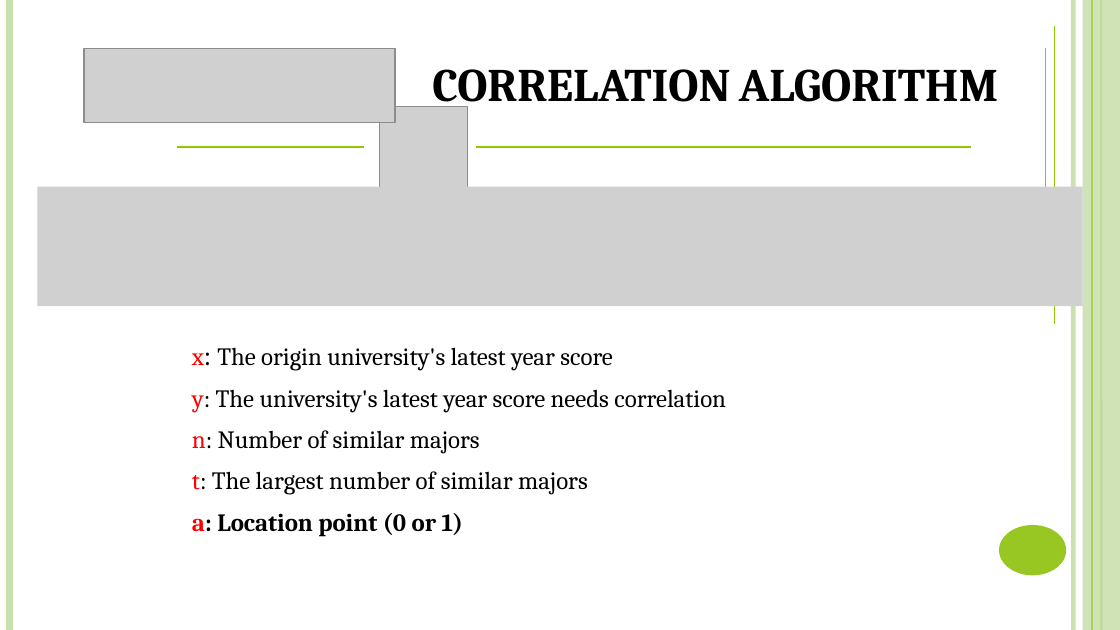
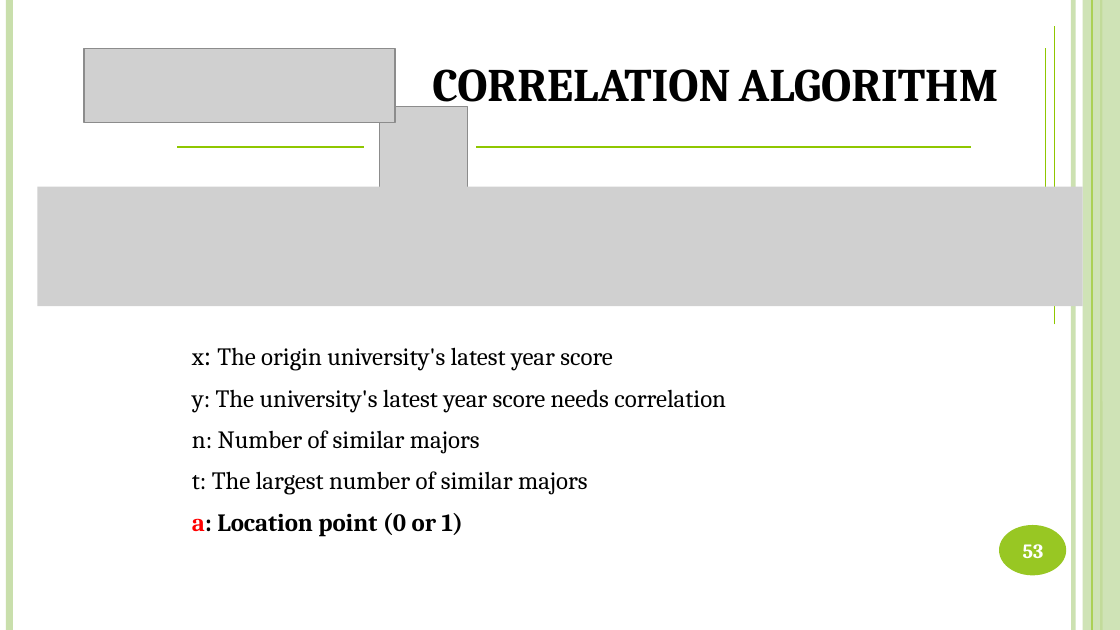
Before and after one commit to DanhLT2/Slide-Unistar, a slide deck: slide 53 of Slide-UniStar/UniStar.pptx (slide 48 before the commit). Drawn at 1120x630 pixels with LibreOffice and Linux fonts; fonts in the diff are those of the drawing; grey boxes stand for pictures. Boxes give left, top, right and bottom in pixels: in the first picture for what was removed or moved away, otherwise in the second. Text is boxed around its words. In the diff, an @@ line names an element or a change of style, - is before the commit and + after.

```diff
--- a/Slide-UniStar/UniStar.pptx
+++ b/Slide-UniStar/UniStar.pptx
@@ text "x: The origin university's latest ..." at (192,347,612,370): text colour #FF0000 to #000000 in "x:" @@
@@ text "y: The university's latest year ..." at (192,389,726,413): text colour #FF0000 to #000000 in "y:" @@
@@ text "n: Number of similar majors" at (192,430,480,454): text colour #FF0000 to #000000 in "n:" @@
@@ text "t: The largest number of ..." at (192,471,588,495): text colour #FF0000 to #000000 in "t:" @@
@@ page number added at (1023,544,1044,558), 13 pt, text #FFFFFF, bold @@
+53
```
Also in this commit, not shown: 59 other slides changed, 11 slides added, 3 slides removed, 3 other files.
